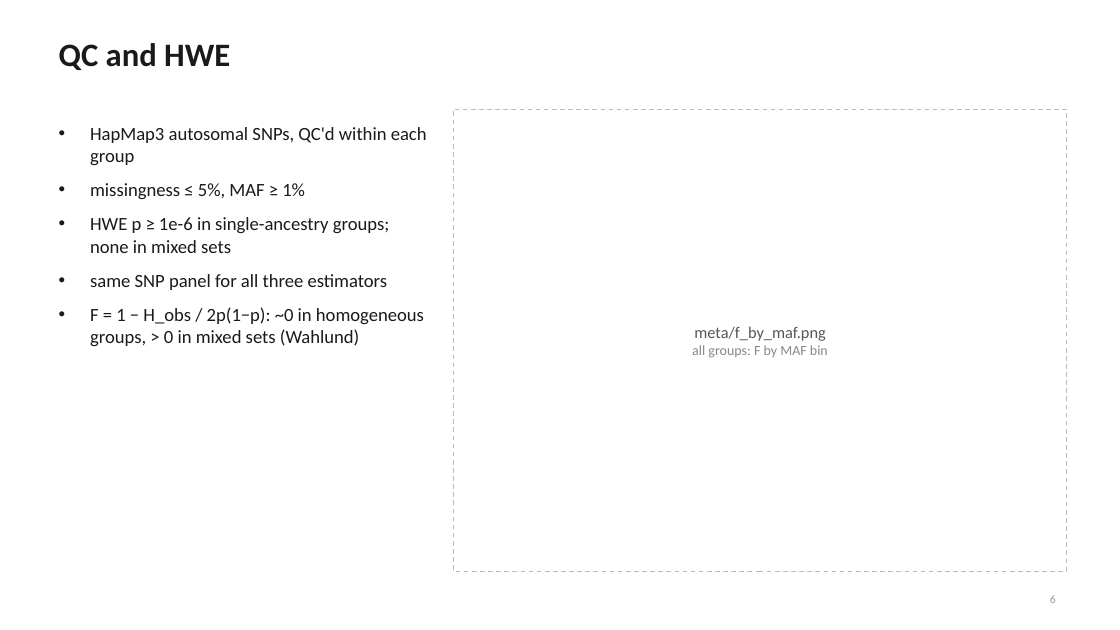
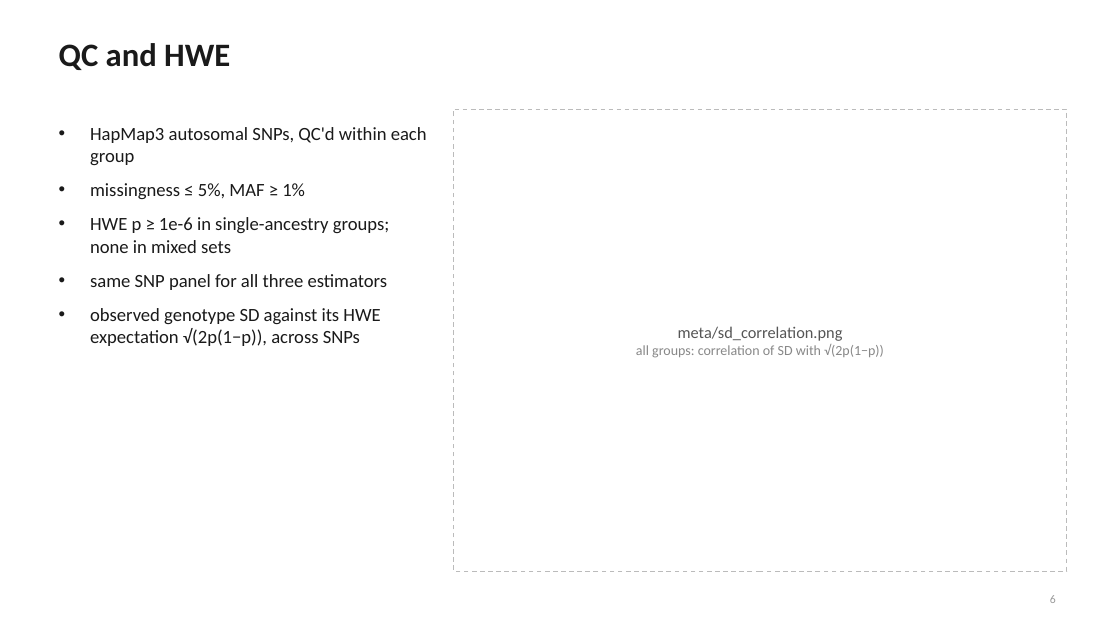
Before and after one commit to mkiravn/aou-covariance, a slide deck: slide 6 of slides/relatedness_condensed.pptx. Drawn at 1120x630 pixels with LibreOffice and Linux fonts; fonts in the diff are those of the drawing. Boxes give left, top, right and bottom in pixels: in the first picture for what was removed or moved away, otherwise in the second. Text is boxed around its words. In the diff, an @@ line names an element or a change of style, - is before the commit and + after.

```diff
--- a/slides/relatedness_condensed.pptx
+++ b/slides/relatedness_condensed.pptx
@@ text at <box>90,308,380,346</box>: text changed @@
-• F = 1 − H_obs / 2p(1−p): ~0 in homogeneous groups, > 0 in mixed sets (Wahlund)
+• observed genotype SD against its HWE expectation √(2p(1−p)), across SNPs
@@ text at <box>636,326,884,358</box>: text changed @@
-meta/f_by_maf.png
-all groups: F by MAF bin
+meta/sd_correlation.png
+all groups: correlation of SD with √(2p(1−p))
```
Also in this commit, not shown: 1 other slide changed, 3 other files.
